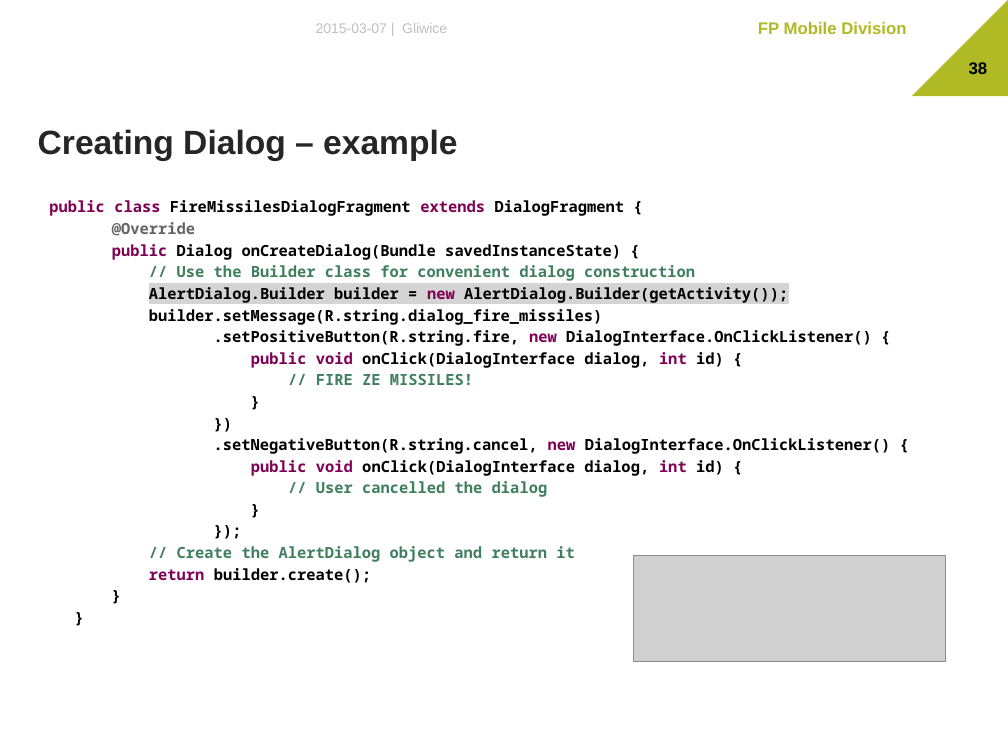
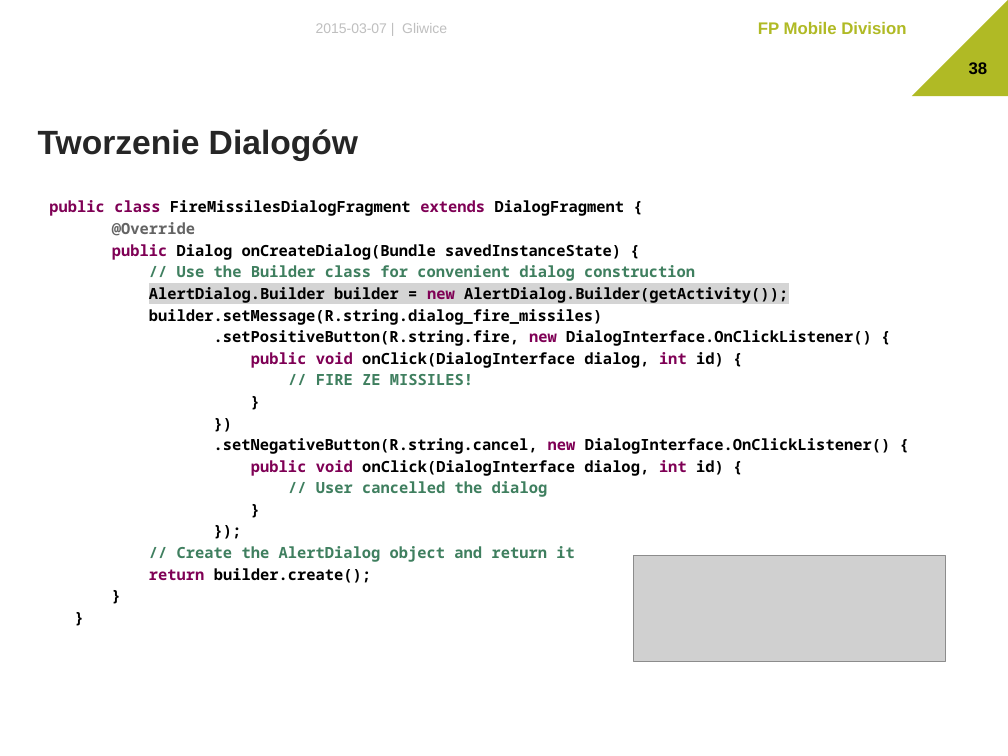
Before and after one commit to The-Lizard-Project/android-basics, a slide deck: slide 38 of Dokumenty/Presentation.pptx. Drawn at 1008x756 pixels with LibreOffice and Linux fonts; fonts in the diff are those of the drawing; grey boxes stand for pictures; background and template pictures are left out. Boxes give left, top, right and bottom in pixels: in the first picture for what was removed or moved away, otherwise in the second. Text is boxed around its words. In the diff, an @@ line names an element or a change of style, - is before the commit and + after.

```diff
--- a/Dokumenty/Presentation.pptx
+++ b/Dokumenty/Presentation.pptx
@@ text at (38,129,358,161): text changed @@
-Creating Dialog – example
+Tworzenie Dialogów
```
Also in this commit, not shown: 6 other slides changed, 2 other files.
